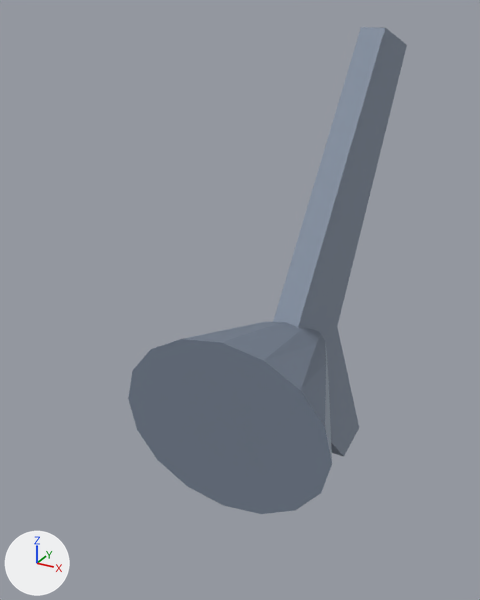
A saved change to the Blender file Data/Model/LowPoly/SharkBossTail.blend.
One viewpoint serves both versions: a 50 mm lens placed at (36.5, -61.6, 49.3), pointed at (-8.9, 20.9, 8.1). Every picture has the same lights, and +X, +Y and +Z are marked at lower left. The picture after the commit comes second.

Names of what the first picture shows: 'SharkBossTail'.
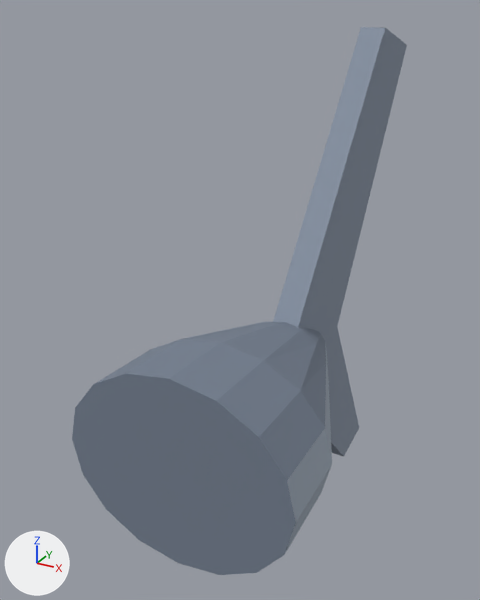
Pixel boxes (x1, y1, x2, y2) of what changed, in the pictures (480 x 600 px):
'SharkBossTail', reshaped (20% wider, 12% taller)
    before: (128, 27, 407, 514)
    after: (72, 27, 407, 575)
part 1 of me_sharkbosstail, built on
    before: (128, 339, 332, 514)
    after: (72, 339, 332, 575)

Edits to the bpy script that builds the scene:
```text
Change me_sharkbosstail:
    used by ob_sharkbosstail; location = (0.0, 0.0, 0.0)
    remove me_sharkbosstail.from_pydata(...)  # 60 vertices, 112 faces; spans x -15.0..15.0, y 0.0..61.6, z -32.5..46.5
    add me_sharkbosstail.from_pydata(...)  # 76 vertices, 144 faces; spans x -15.3..15.3, y -11.0..61.6, z -32.5..46.5
    me_sharkbosstail part 1
    14 faces are deleted
    16 vertices are added at x -15.3..15.3, y -11.0, z -13.0..13.0
    26 new faces join them, mat_sharkbosstail_back (greyish blue #748091)
    8 new faces join them, mat_sharkbosstail_body (grey #9ca8b7)
    12 new faces join them, mat_sharkbosstail_belly (white #f1f3f5)
```
